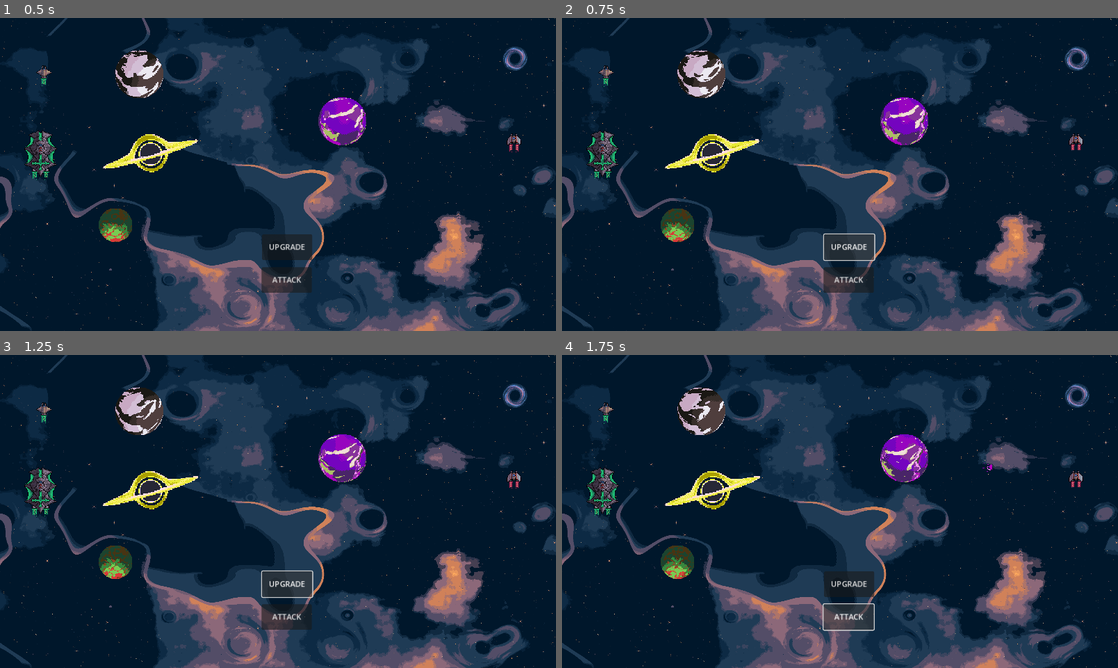
Above: before the commit, frames 1-4 (two rows, left to right).
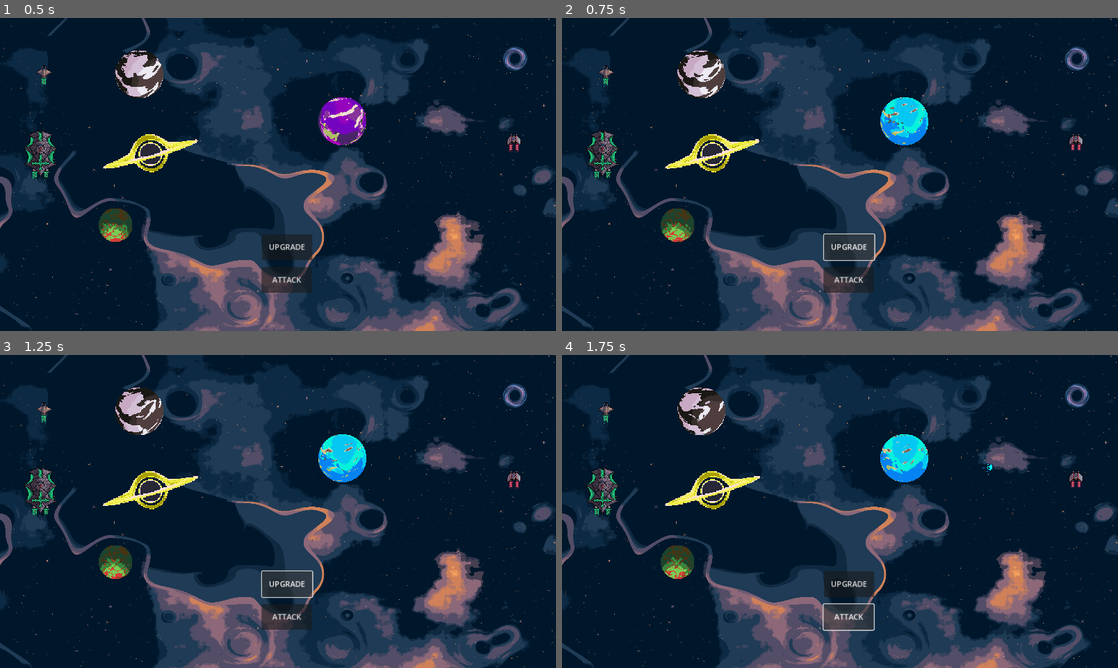
Above: after the commit, the same moments.

Repository: wonhs0191/GAME-2-Random-Defense-
Game: Godot game, scene res://prototype_moon/01_MoonPrototype.tscn
The game is run twice, just before and just after one commit, with the same random seed, the same clock (stepped at 60 frames per second) and the same inputs. The project has no main scene, so this scene is started directly.
Inputs:
- Up to frame 1 (0.5 s): no input
- Up to frame 2 (0.75 s): click "UPGRADE" at 0.5 s
- Up to frame 3 (1.25 s): no input
- Up to frame 4 (1.75 s): click "ATTACK" at 1.25 s

Frame 1 is identical in both runs. In frame 2, 1.0% of the frame differs, in the area x 57-66%, y 25-41%; in frame 3, 1.0%; in frame 4, 1.1%, in the area x 57-78%, y 25-41%.

Commit message:
=== prototype upgrade

Diff:
--- a/prototype_moon/01_MoonPrototype.gd
+++ b/prototype_moon/01_MoonPrototype.gd
@@ -13,3 +13,8 @@
 func _on_attack_test_pressed():
 	if unit_04c:
 		unit_04c.attempt_attack()
+
+# upgrade 버튼을 눌렀을 때 호출되는 함수
+func _on_upgrade_test_pressed():
+	if unit_04c:
+		unit_04c.upgrade()
--- a/prototype_moon/01_MoonPrototype.tscn
+++ b/prototype_moon/01_MoonPrototype.tscn
@@ -140,6 +140,7 @@
 position = Vector2(709, 213)
 
 [connection signal="pressed" from="attack_test" to="." method="_on_attack_test_pressed"]
+[connection signal="pressed" from="upgrade_test" to="." method="_on_upgrade_test_pressed"]
 
 [editable path="01Unit"]
 [editable path="02Unit"]
--- a/prototype_moon/unit/04_C_Unit.gd
+++ b/prototype_moon/unit/04_C_Unit.gd
@@ -4,8 +4,8 @@
 @export var projectile_scene: PackedScene
 @export var range_radius = 3000.0
 
-# 쿨타임 체크용 변수
-var can_attack = true
+# 업그레이드 상태
+var is_upgraded = false
 
 func _ready():
 	pass
@@ -38,9 +38,12 @@
 	projectile.target = target
 	projectile.damage = 20
 	get_parent().add_child(projectile)
+	if is_upgraded:
+		projectile.animation_sprite.play("Idle_Cp")
 	print("투사체 발사! 타겟: ", target.name)
 
 # 강화
-func enhance():
-	var current_anim = animation
-	var state_name = current_anim.split("_")[0]
+func upgrade():
+	# 본인 애니메이션 프레임 변경
+	play("Idle_Cp")
+	is_upgraded = true
--- a/prototype_moon/unit/projectile.gd
+++ b/prototype_moon/unit/projectile.gd
@@ -4,6 +4,8 @@
 var speed = 400
 var damage = 10
 var target = null
+
+@onready var animation_sprite = $AnimatedSprite2D
 
 func _ready():
 	pass
--- a/prototype_moon/unit/projectile.tscn
+++ b/prototype_moon/unit/projectile.tscn
@@ -31,6 +31,36 @@
 [ext_resource type="Texture2D" uid="uid://dlm41iavfq1jd" path="res://prototype_moon/unit/attack_eft/V7/28.png" id="28_ykt55"]
 [ext_resource type="Texture2D" uid="uid://b8gqguns3b6s1" path="res://prototype_moon/unit/attack_eft/V7/29.png" id="29_5k32n"]
 [ext_resource type="Texture2D" uid="uid://cpkhade6a5dwb" path="res://prototype_moon/unit/attack_eft/V7/30.png" id="30_ssgnw"]
+[ext_resource type="Texture2D" uid="uid://dq288s2m0es6v" path="res://prototype_moon/unit/attack_eft/V2/1.png" id="32_xp6xe"]
+[ext_resource type="Texture2D" uid="uid://c1thiags8gi6j" path="res://prototype_moon/unit/attack_eft/V2/2.png" id="33_yxaj8"]
+[ext_resource type="Texture2D" uid="uid://dar2ep70ertn0" path="res://prototype_moon/unit/attack_eft/V2/3.png" id="34_gbwbn"]
+[ext_resource type="Texture2D" uid="uid://b742ehog3thaf" path="res://prototype_moon/unit/attack_eft/V2/4.png" id="35_oqlq4"]
+[ext_resource type="Texture2D" uid="uid://bb51jojta5v04" path="res://prototype_moon/unit/attack_eft/V2/5.png" id="36_djo2p"]
+[ext_resource type="Texture2D" uid="uid://frccoksd8cme" path="res://prototype_moon/unit/attack_eft/V2/6.png" id="37_f7idh"]
+[ext_resource type="Texture2D" uid="uid://cjv6b6smmhdpq" path="res://prototype_moon/unit/attack_eft/V2/7.png" id="38_8f6sb"]
+[ext_resource type="Texture2D" uid="uid://b0vhj0knmdpg4" path="res://prototype_moon/unit/attack_eft/V2/8.png" id="39_7yk5p"]
+[ext_resource type="Texture2D" uid="uid://dl6q2tirtx11q" path="res://prototype_moon/unit/attack_eft/V2/9.png" id="40_30huu"]
+[ext_resource type="Texture2D" uid="uid://bc4l5pt1sowwg" path="res://prototype_moon/unit/attack_eft/V2/10.png" id="41_s77ab"]
+[ext_resource type="Texture2D" uid="uid://biu8thb3hgoi" path="res://prototype_moon/unit/attack_eft/V2/11.png" id="42_xyiwa"]
+[ext_resource type="Texture2D" uid="uid://b8fydj7wf2ib2" path="res://prototype_moon/unit/attack_eft/V2/12.png" id="43_d0b2m"]
+[ext_resource type="Texture2D" uid="uid://cl3fi5ilfy2p1" path="res://prototype_moon/unit/attack_eft/V2/13.png" id="44_v3dn6"]
+[ext_resource type="Texture2D" uid="uid://jf67q0cl8fev" path="res://prototype_moon/unit/attack_eft/V2/14.png" id="45_khiyd"]
+[ext_resource type="Texture2D" uid="uid://1rkxtukp452h" path="res://prototype_moon/unit/attack_eft/V2/15.png" id="46_jhn3p"]
+[ext_resource type="Texture2D" uid="uid://bw231uk2s5imt" path="res://prototype_moon/unit/attack_eft/V2/16.png" id="47_jklfy"]
+[ext_resource type="Texture2D" uid="uid://be2y742hip2fm" path="res://prototype_moon/unit/attack_eft/V2/17.png" id="48_j8vlu"]
+[ext_resource type="Texture2D" uid="uid://cdq5obptjtpc0" path="res://prototype_moon/unit/attack_eft/V2/18.png" id="49_nyc2x"]
+[ext_resource type="Texture2D" uid="uid://l25haqsdbur8" path="res://prototype_moon/unit/attack_eft/V2/19.png" id="50_hnbo0"]
+[ext_resource type="Texture2D" uid="uid://dkgah8btoti3a" path="res://prototype_moon/unit/attack_eft/V2/20.png" id="51_d7ouv"]
+[ext_resource type="Texture2D" uid="uid://c2tkuk6ft6d72" path="res://prototype_moon/unit/attack_eft/V2/21.png" id="52_76uia"]
+[ext_resource type="Texture2D" uid="uid://sonedfe0q8fs" path="res://prototype_moon/unit/attack_eft/V2/22.png" id="53_c0q10"]
+[ext_resource type="Texture2D" uid="uid://dcg4lqyhfrbdy" path="res://prototype_moon/unit/attack_eft/V2/23.png" id="54_5n1qs"]
+[ext_resource type="Texture2D" uid="uid://dk4tecvu46p80" path="res://prototype_moon/unit/attack_eft/V2/24.png" id="55_xx3hy"]
+[ext_resource type="Texture2D" uid="uid://dwj2afkvgntr4" path="res://prototype_moon/unit/attack_eft/V2/25.png" id="56_rqpix"]
+[ext_resource type="Texture2D" uid="uid://dpqjkopaojgc7" path="res://prototype_moon/unit/attack_eft/V2/26.png" id="57_maa87"]
+[ext_resource type="Texture2D" uid="uid://ngykups5g5me" path="res://prototype_moon/unit/attack_eft/V2/27.png" id="58_q12xt"]
+[ext_resource type="Texture2D" uid="uid://dh8do03qkifa5" path="res://prototype_moon/unit/attack_eft/V2/28.png" id="59_kti3m"]
+[ext_resource type="Texture2D" uid="uid://brt7dlg1pu38q" path="res://prototype_moon/unit/attack_eft/V2/29.png" id="60_whbqf"]
+[ext_resource type="Texture2D" uid="uid://yym1xvulvxsx" path="res://prototype_moon/unit/attack_eft/V2/30.png" id="61_5qd4w"]
 
 [sub_resource type="SpriteFrames" id="SpriteFrames_23pqg"]
 animations = [{
@@ -128,6 +158,101 @@
 "loop": true,
 "name": &"Idle_C",
 "speed": 5.0
+}, {
+"frames": [{
+"duration": 1.0,
+"texture": ExtResource("32_xp6xe")
+}, {
+"duration": 1.0,
+"texture": ExtResource("33_yxaj8")
+}, {
+"duration": 1.0,
+"texture": ExtResource("34_gbwbn")
+}, {
+"duration": 1.0,
+"texture": ExtResource("35_oqlq4")
+}, {
+"duration": 1.0,
+"texture": ExtResource("36_djo2p")
+}, {
+"duration": 1.0,
+"texture": ExtResource("37_f7idh")
+}, {
+"duration": 1.0,
+"texture": ExtResource("38_8f6sb")
+}, {
+"duration": 1.0,
+"texture": ExtResource("39_7yk5p")
+}, {
+"duration": 1.0,
+"texture": ExtResource("40_30huu")
+}, {
+"duration": 1.0,
+"texture": ExtResource("41_s77ab")
+}, {
+"duration": 1.0,
+"texture": ExtResource("42_xyiwa")
+}, {
+"duration": 1.0,
+"texture": ExtResource("43_d0b2m")
+}, {
+"duration": 1.0,
+"texture": ExtResource("44_v3dn6")
+}, {
+"duration": 1.0,
+"texture": ExtResource("45_khiyd")
+}, {
+"duration": 1.0,
+"texture": ExtResource("46_jhn3p")
+}, {
+"duration": 1.0,
+"texture": ExtResource("47_jklfy")
+}, {
+"duration": 1.0,
+"texture": ExtResource("48_j8vlu")
+}, {
+"duration": 1.0,
+"texture": ExtResource("49_nyc2x")
+}, {
+"duration": 1.0,
+"texture": ExtResource("50_hnbo0")
+}, {
+"duration": 1.0,
+"texture": ExtResource("51_d7ouv")
+}, {
+"duration": 1.0,
+"texture": ExtResource("52_76uia")
+}, {
+"duration": 1.0,
+"texture": ExtResource("53_c0q10")
+}, {
+"duration": 1.0,
+"texture": ExtResource("54_5n1qs")
+}, {
+"duration": 1.0,
+"texture": ExtResource("55_xx3hy")
+}, {
+"duration": 1.0,
+"texture": ExtResource("56_rqpix")
+}, {
+"duration": 1.0,
+"texture": ExtResource("57_maa87")
+}, {
+"duration": 1.0,
+"texture": ExtResource("58_q12xt")
+}, {
+"duration": 1.0,
+"texture": ExtResource("59_kti3m")
+}, {
+"duration": 1.0,
+"texture": ExtResource("60_whbqf")
+}, {
+"duration": 1.0,
+"texture": ExtResource("61_5qd4w")
+}],
+"loop": true,
+"name": &"Idle_Cp",
+"speed": 5.0
 }]
 
 [sub_resource type="CircleShape2D" id="CircleShape2D_5xnna"]
Not shown: 1 places in prototype_moon/unit/projectile.tscn that only renumber resources
